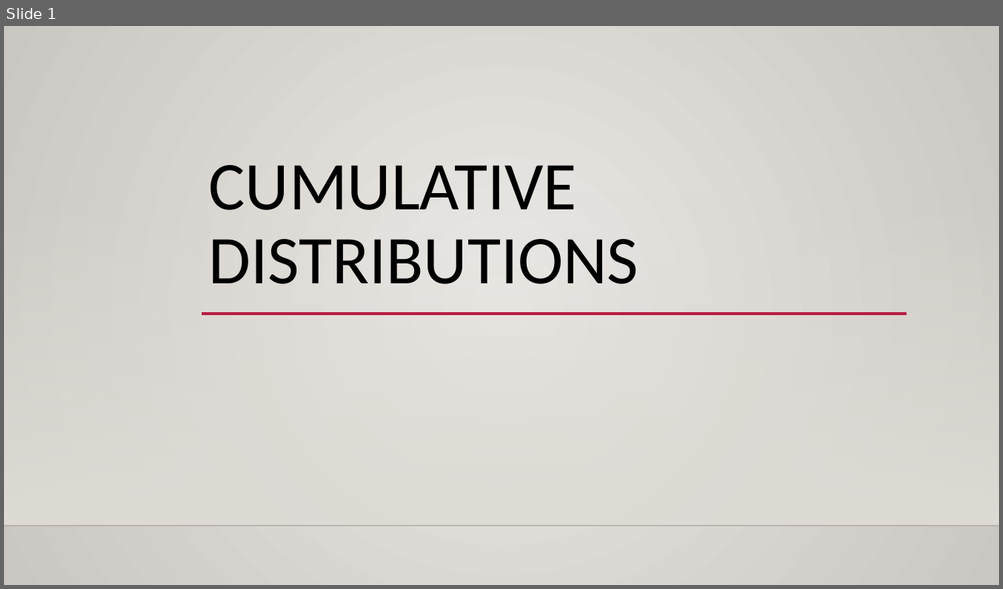
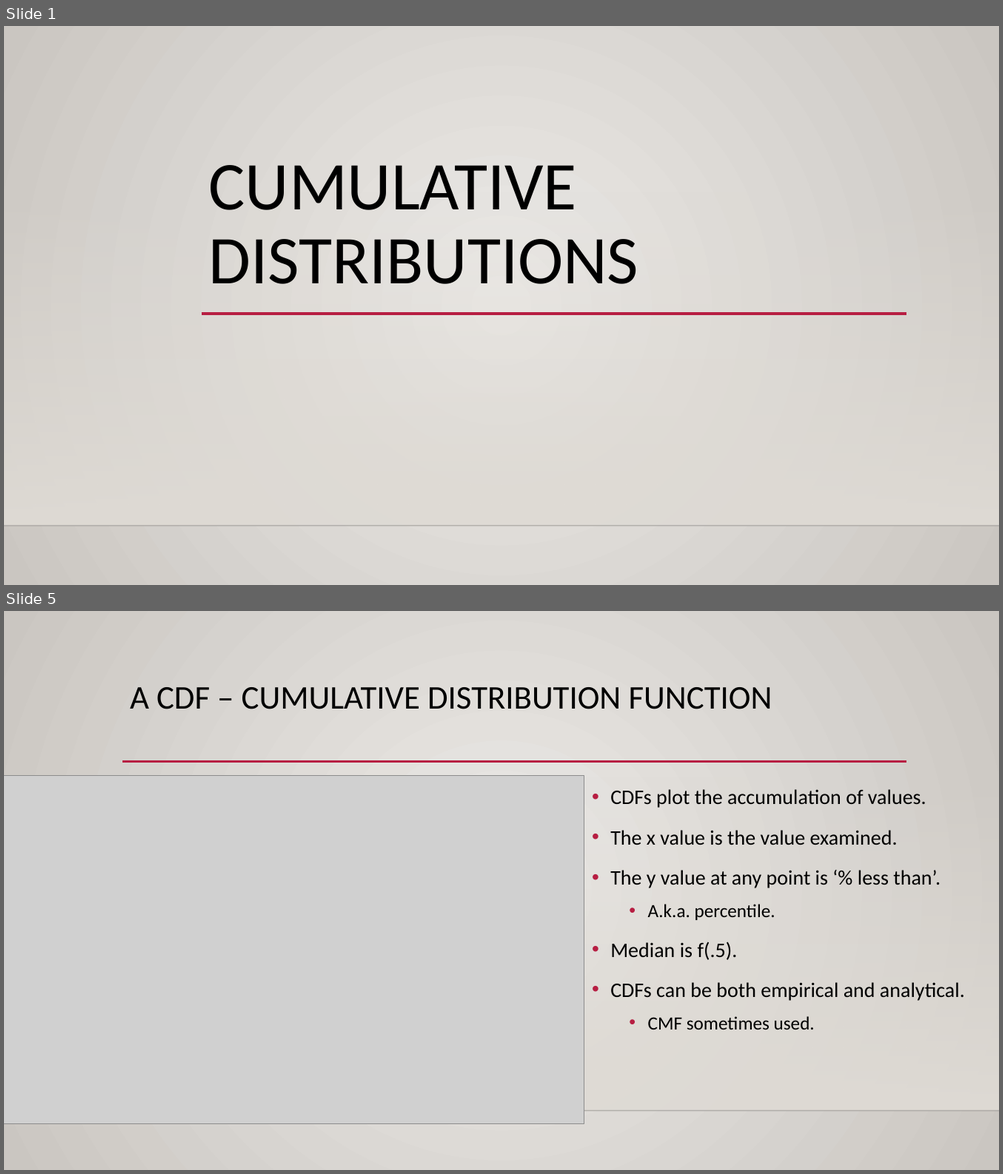
Before and after one commit to SedemSetor/Basic_Stats_in_Python_Student_Repository, a slide deck: reference_material/slides/004_Cumulative_Distributions.pptx. Shown one above the other, each under a label of ours: slide 1 before the commit, slides 1 and 5 after it; the slides between them are not shown. The pictures are 1003x589 and 1003x1174 pixels, drawn with LibreOffice and Linux fonts; fonts in the diff are those of the drawing; grey boxes stand for pictures; background and template pictures are left out. Boxes give left, top, right and bottom in pixels: in the first picture for what was removed or moved away, otherwise in the second. Text is boxed around its words. In the diff, an @@ line names an element or a change of style, - is before the commit and + after.

```diff
--- a/reference_material/slides/004_Cumulative_Distributions.pptx
+++ b/reference_material/slides/004_Cumulative_Distributions.pptx
@@ slide 5 added at [4,611,999,1170], background gradient #ECEAE7 to #CAC7C1; not listed: 2 template elements that a slide beside it also shows @@
@@ title added at [130,687,772,709], 32 pt, text #000000 @@
+A CDF – CUMULATIVE DISTRIBUTION FUNCTION
@@ line added from (122, 762) to (907, 762), #B71E42 2.5 pt @@
@@ picture added at [4,775,584,1125] @@
@@ text added at [610,789,965,1030], 20 pt, text #000000 @@
+• CDFs plot the accumulation of values.
+• The x value is the value examined.
+• The y value at any point is ‘% less than’.
+  • A.k.a. percentile.
+• Median is f(.5).
+• CDFs can be both empirical and analytical.
+  • CMF sometimes used.
```
Also in this commit, not shown: 3 slides changed, 12 other slides added, 3 other files.
